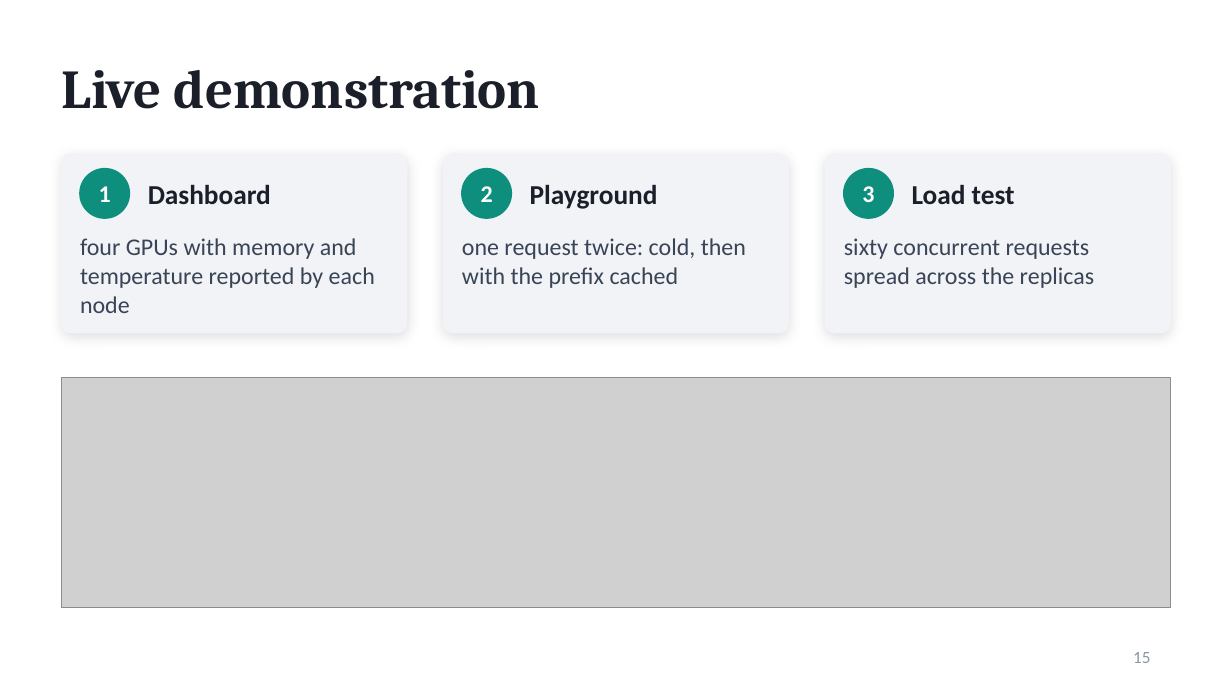
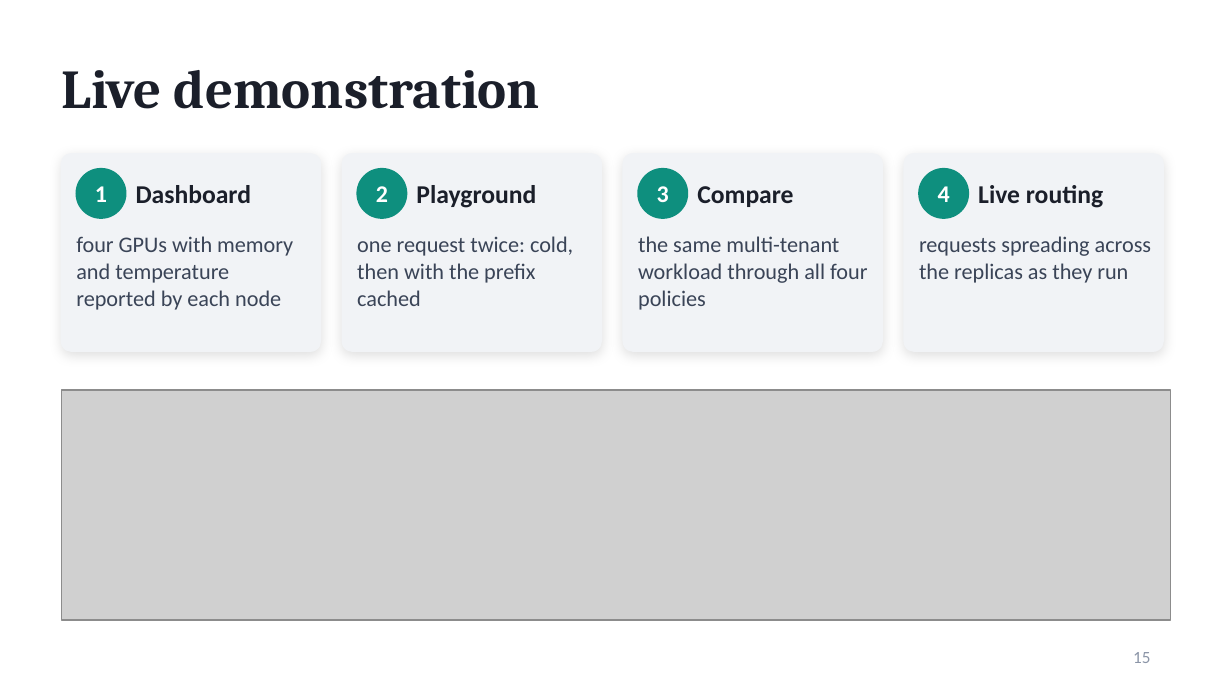
Before and after one commit to Akshataram/distrouter, a slide deck: slide 15 of docs/presentation/SwiftServe_Presentation.pptx. Drawn at 1232x693 pixels with LibreOffice and Linux fonts; fonts in the diff are those of the drawing; grey boxes stand for pictures. Boxes give left, top, right and bottom in pixels: in the first picture for what was removed or moved away, otherwise in the second. Text is boxed around its words. In the diff, an @@ line names an element or a change of style, - is before the commit and + after.

```diff
--- a/docs/presentation/SwiftServe_Presentation.pptx
+++ b/docs/presentation/SwiftServe_Presentation.pptx
@@ rounded rectangle: place and size @@
-rounded rectangle at <box>62,154,407,333</box>
+rounded rectangle at <box>62,154,320,351</box>
@@ text "1": place and size @@
-text "1" at <box>99,186,111,202</box>
+text "1" at <box>95,186,107,202</box>
@@ ellipse: place and size @@
-ellipse at <box>80,169,129,218</box>
+ellipse at <box>76,169,126,218</box>
@@ text "Dashboard": place and size @@
-text "Dashboard" at <box>148,184,271,204</box>
+text "Dashboard" at <box>136,185,252,203</box>
@@ text "Dashboard" at <box>136,185,252,203</box>: size 16 to 15 pt @@
@@ rounded rectangle: place and size @@
-rounded rectangle at <box>444,154,788,333</box>
+rounded rectangle at <box>342,154,601,351</box>
@@ text "2": place and size @@
-text "2" at <box>481,186,493,202</box>
+text "2" at <box>376,186,388,202</box>
@@ ellipse: place and size @@
-ellipse at <box>462,169,511,218</box>
+ellipse at <box>357,169,407,218</box>
@@ text "Playground" at <box>416,185,536,208</box>: size 16 to 15 pt @@
@@ text "Playground": place and size @@
-text "Playground" at <box>530,184,658,209</box>
+text "Playground" at <box>416,185,536,208</box>
@@ proportions changed in 3 elements at <box>62,154,320,351</box>, <box>342,154,601,351</box>, <box>623,154,882,351</box> @@
@@ rounded rectangle: place and size @@
-rounded rectangle at <box>825,154,1170,333</box>
+rounded rectangle at <box>623,154,882,351</box>
@@ text "3": place and size @@
-text "3" at <box>862,186,874,202</box>
+text "3" at <box>657,186,669,202</box>
@@ ellipse: place and size @@
-ellipse at <box>844,169,893,218</box>
+ellipse at <box>638,169,687,218</box>
@@ rounded rectangle added at <box>904,154,1163,351</box>, fill #F1F3F6, outline #F1F3F6 1 pt @@
@@ ellipse added at <box>919,169,968,218</box>, fill #0E8F7E, outline #0E8F7E 1 pt @@
@@ text added at <box>697,186,793,207</box>, 15 pt, text #1B1F2A, bold @@
+Compare
@@ text removed at <box>912,184,1015,204</box> @@
-Load test
@@ text added at <box>938,186,950,202</box>, 14 pt, text #FFFFFF, bold @@
+4
@@ text added at <box>978,185,1103,208</box>, 15 pt, text #1B1F2A, bold @@
+Live routing
@@ text "four GPUs with memory and ..." at <box>76,236,293,310</box>: size 14 to 13 pt @@
@@ text "one request twice: cold, then ..." at <box>357,236,573,306</box>: size 14 to 13 pt @@
@@ text "one request twice: cold, then ...": place and size @@
-text "one request twice: cold, then ..." at <box>462,238,746,288</box>
+text "one request twice: cold, then ..." at <box>357,236,573,306</box>
@@ text added at <box>638,236,867,310</box>, 13 pt, text #3A4457 @@
+the same multi-tenant workload through all four policies
@@ text at <box>919,236,1151,283</box>: text changed; size 14 to 13 pt @@
-sixty concurrent requests spread across the replicas
+requests spreading across the replicas as they run
@@ picture: place and size @@
-picture at <box>62,378,1170,609</box>
+picture at <box>62,391,1170,621</box>
```
Also in this commit, not shown: 1 other slide changed, 18 other files.
